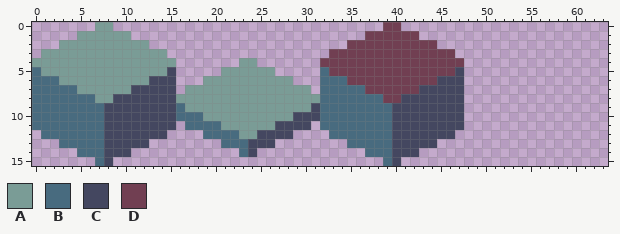
Pixel-art file -- src/assets/art/tileset.aseprite. Above, as it was before the edit.
64x16 pixels, 1 frame.
Palette (. is transparent): A #7a9c96  B #486b7f  C #444760  D #713f52
Pixels before, first column x 0:
 0 .......AA..............................DD.......
 1 .....AAAAAA..........................DDDDDD.....
 2 ...AAAAAAAAAA......................DDDDDDDDDD...
 3 .AAAAAAAAAAAAAA..................DDDDDDDDDDDDDD.
 4 AAAAAAAAAAAAAAAA.......AA.......DDDDDDDDDDDDDDDD
 5 BAAAAAAAAAAAAAAC.....AAAAAA.....BDDDDDDDDDDDDDDC
 6 BBBAAAAAAAAAACCC...AAAAAAAAAA...BBBDDDDDDDDDDCCC
 7 BBBBBAAAAAACCCCC.AAAAAAAAAAAAAA.BBBBBDDDDDDCCCCC
 8 BBBBBBBAACCCCCCCAAAAAAAAAAAAAAAABBBBBBBDDCCCCCCC
 9 BBBBBBBBCCCCCCCCBAAAAAAAAAAAAAACBBBBBBBBCCCCCCCC
10 BBBBBBBBCCCCCCCCBBBAAAAAAAAAACCCBBBBBBBBCCCCCCCC
11 BBBBBBBBCCCCCCCC.BBBBAAAAAACCCC.BBBBBBBBCCCCCCCC
12 .BBBBBBBCCCCCCC....BBBBAACCCC....BBBBBBBCCCCCCC.
13 ...BBBBBCCCCC........BBBCCC........BBBBBCCCCC...
14 .....BBBCCC............BC............BBBCCC.....
15 .......BC..............................BC.......
The result:
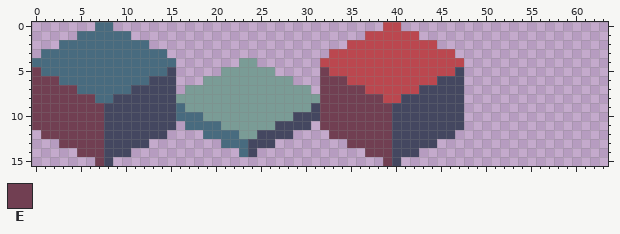
Colours new in this view: E #713f52
The exact change:
Colour D changes from #713f52 to #bb474f.
Colour A gives way to colour B in row 0 at x 7 to 8; in row 1 at x 5 to 10; in row 2 at x 3 to 12; in row 3 at x 1 to 14; in row 4 at x 0 to 15; in row 5 at x 1 to 14.
Colour A gives way to colour B in row 6 at x 3 to 12; in row 7 at x 5 to 10; in row 8 at x 7 to 8.
Colour B gives way to colour E in row 5 at x 0 and 32; in row 6 at x 0 to 2 and 32 to 34; in row 7 at x 0 to 4 and 32 to 36; in row 8 at x 0 to 6 and 32 to 38; in rows 9 to 11 at x 0 to 7 and 32 to 39; in row 12 at x 1 to 7 and 33 to 39.
Colour B gives way to colour E in row 13 at x 3 to 7 and 35 to 39; in row 14 at x 5 to 7 and 37 to 39; in row 15 at x 7 and 39.
Pixel boxes of the changes (left, top, right, bottom) in both pictures:
changed: (32, 22, 176, 166)
changed: (320, 22, 464, 166)
